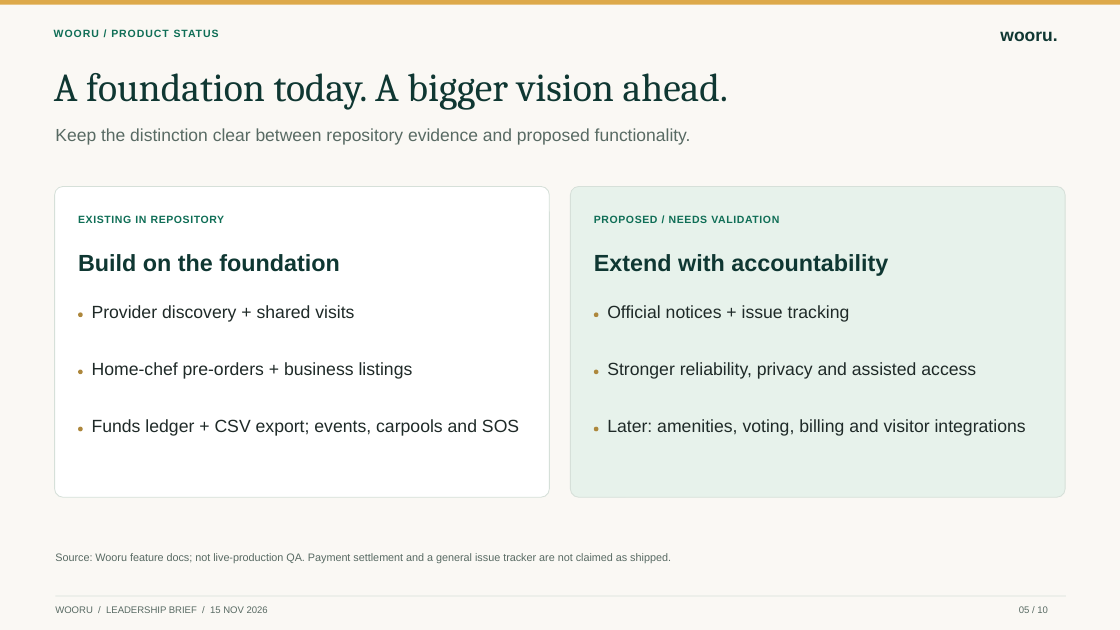
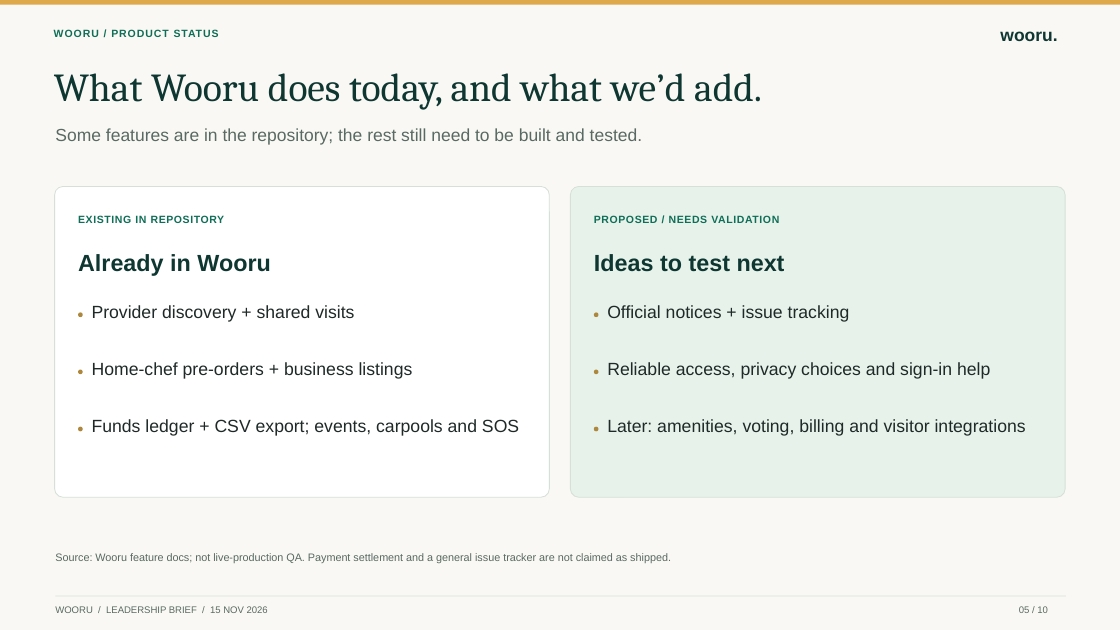
Before and after one commit to venkatbrr/Society_Service_Hub, a slide deck: slide 5 of docs/presentations/wooru-one-app-market-and-economics.pptx. Drawn at 1120x630 pixels with LibreOffice and Linux fonts; fonts in the diff are those of the drawing. Boxes give left, top, right and bottom in pixels: in the first picture for what was removed or moved away, otherwise in the second. Text is boxed around its words. In the diff, an @@ line names an element or a change of style, - is before the commit and + after.

```diff
--- a/docs/presentations/wooru-one-app-market-and-economics.pptx
+++ b/docs/presentations/wooru-one-app-market-and-economics.pptx
@@ text at box(54, 73, 762, 110): text changed @@
-A foundation today. A bigger vision ahead.
+What Wooru does today, and what we’d add.
@@ text at box(55, 128, 642, 145): text changed @@
-Keep the distinction clear between repository evidence and proposed functionality.
+Some features are in the repository; the rest still need to be built and tested.
@@ text at box(78, 254, 271, 276): text changed @@
-Build on the foundation
+Already in Wooru
@@ text at box(594, 254, 785, 272): text changed @@
-Extend with accountability
+Ideas to test next
@@ text at box(607, 362, 990, 379): text changed @@
-Stronger reliability, privacy and assisted access
+Reliable access, privacy choices and sign-in help
```
Also in this commit, not shown: 9 other slides changed, 8 other files.
